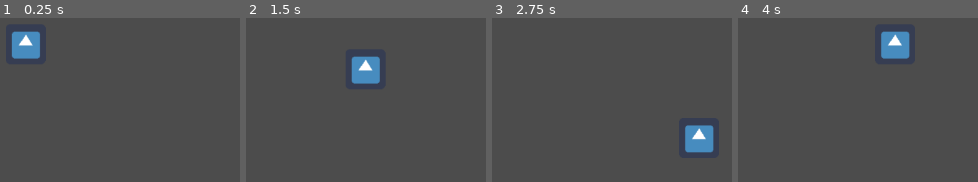
Above: before the commit, frames 1-4 (left to right).
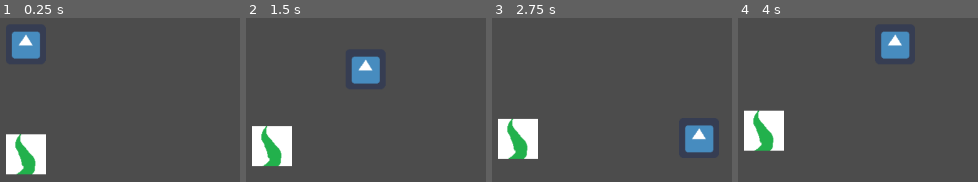
Above: after the commit, the same moments.

Repository: jasonmccollum/gmtk-jam-2020
Game: Godot game, scene res://Node2D.tscn
Same seed, same stepped clock (60 frames per second), same inputs: the game is played once before the commit and once after it. The engine's default icon, where the game draws it, is replaced by a stand-in: a white triangle on a blue panel in a dark square.
Inputs:
- Up to frame 1 (0.25 s): no input
- Up to frame 2 (1.5 s): hold Right (right) 0.53-1.28 s; hold Down (down) from 1.28 s (still down)
- Up to frame 3 (2.75 s): release Down (down) at 2.03 s; hold Right (right) from 2.03 s (still down)
- Up to frame 4 (4 s): release Right (right) at 2.78 s; hold Up (up) 2.78-3.53 s; hold Left (left) from 3.53 s (still down)

The runs differ from the first frame. In frame 1, 4.2% of the frame differs, in the area x 2-20%, y 70-96%; in frame 2, 4.1%; in frame 3, 4.1%; in frame 4, 4.2%.

Commit message:
Basic Tentacle

Diff:
--- a/Node2D.tscn
+++ b/Node2D.tscn
@@ -1,7 +1,9 @@
-[gd_scene load_steps=3 format=2]
+[gd_scene load_steps=5 format=2]
 
 [ext_resource path="res://icon.png" type="Texture" id=1]
 [ext_resource path="res://KinematicBody2D.gd" type="Script" id=2]
+[ext_resource path="res://Tentacle1.gd" type="Script" id=3]
+[ext_resource path="res://tentacle.png" type="Texture" id=4]
 
 [node name="Node2D" type="Node2D"]
 
@@ -11,3 +13,10 @@
 [node name="Sprite" type="Sprite" parent="Player"]
 position = Vector2( 458.696, 230.634 )
 texture = ExtResource( 1 )
+
+[node name="Tentacle1" type="KinematicBody2D" parent="."]
+script = ExtResource( 3 )
+
+[node name="Sprite" type="Sprite" parent="Tentacle1"]
+position = Vector2( 459.301, 409.194 )
+texture = ExtResource( 4 )
--- /dev/null
+++ b/Tentacle1.gd
@@ -0,0 +1,22 @@
+extends KinematicBody2D
+
+
+# Declare member variables here. Examples:
+# var a = 2
+# var b = "text"
+
+
+# Called when the node enters the scene tree for the first time.
+func _ready():
+	pass
+
+func _physics_process(delta):
+	var velocity = Vector2()
+	velocity.x = 0
+	velocity.y = -1
+	velocity = velocity.normalized() * 10
+	velocity = move_and_slide(velocity)
+
+# Called every frame. 'delta' is the elapsed time since the previous frame.
+#func _process(delta):
+#	pass
Binary file added: tentacle.png
Not shown, added: tentacle.png.import
